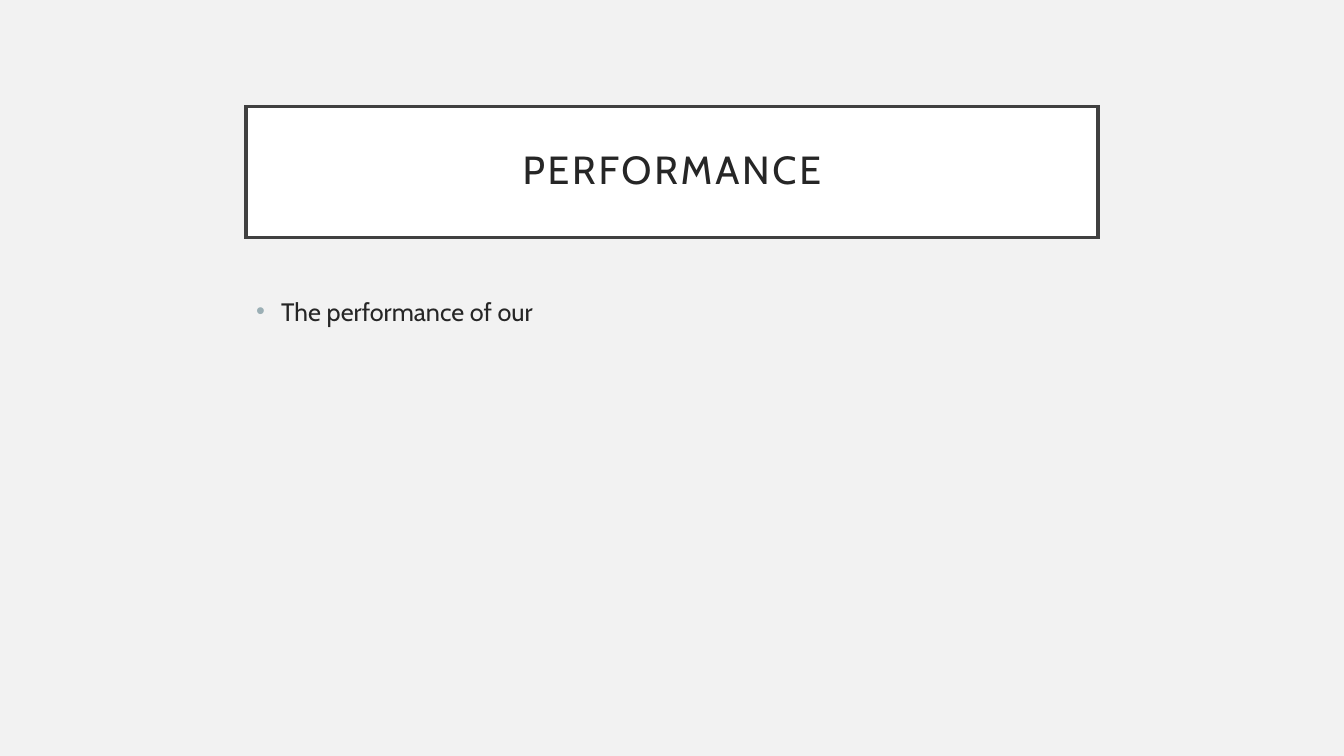
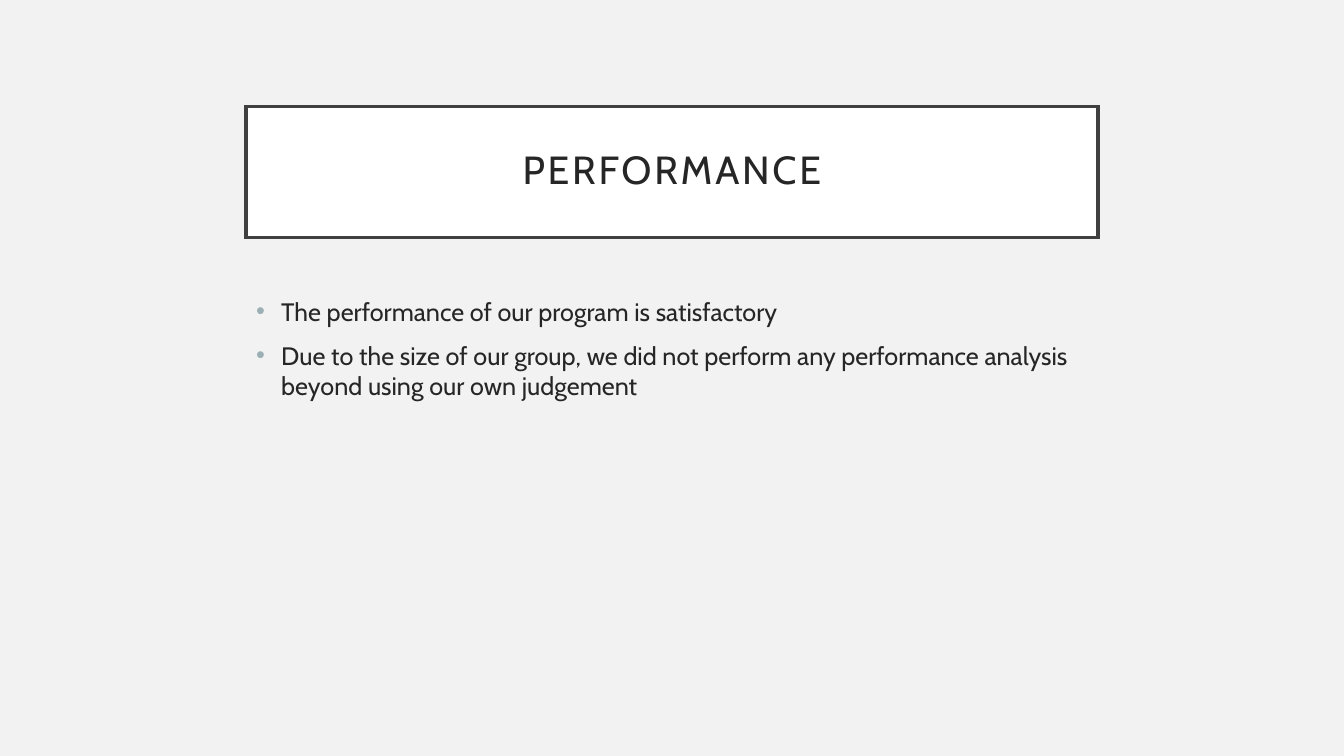
Before and after one commit to kylawilson/EC327FinalProject, a slide deck: slide 9 of doc/ProjectArchitecture.pptx (slide 2 before the commit). Drawn at 1344x756 pixels with LibreOffice and Linux fonts; fonts in the diff are those of the drawing. Boxes give left, top, right and bottom in pixels: in the first picture for what was removed or moved away, otherwise in the second. Text is boxed around its words. In the diff, an @@ line names an element or a change of style, - is before the commit and + after.

```diff
--- a/doc/ProjectArchitecture.pptx
+++ b/doc/ProjectArchitecture.pptx
@@ text at <box>281,302,1068,401</box>: text changed @@
-• The performance of our
+• The performance of our program is satisfactory
+• Due to the size of our group, we did not perform any performance analysis beyond using our own judgement
```
Also in this commit, not shown: 1 slide added.
